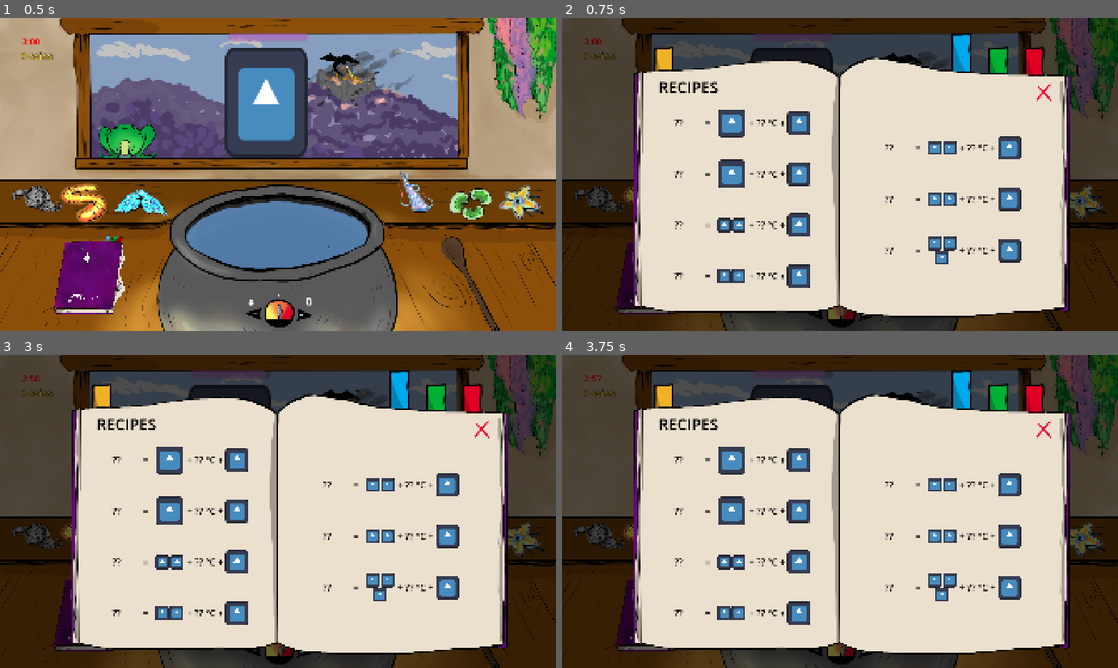
Above: before the commit, frames 1-4 (two rows, left to right).
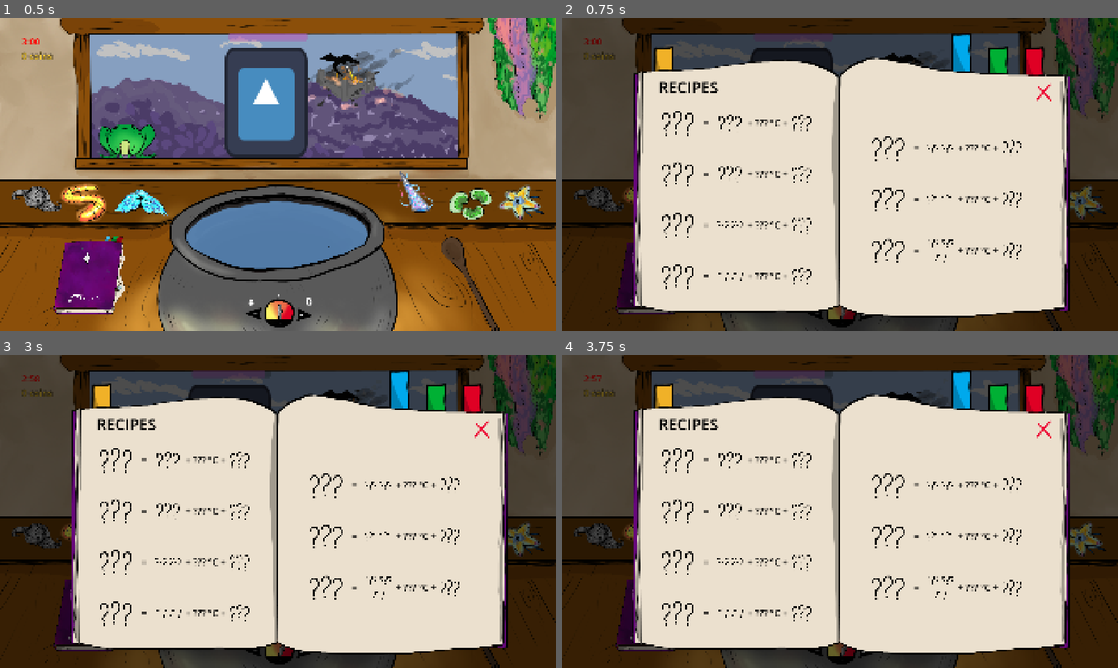
Above: after the commit, the same moments.

Repository: Eko199/Sugaming-Game-Jam-2026
Game: Godot game, scene res://main.tscn
Same seed, same stepped clock (60 frames per second), same inputs: the game is played once before the commit and once after it. The engine's default icon, where the game draws it, is replaced by a stand-in: a white triangle on a blue panel in a dark square.
Inputs (mouse positions are in pixels of both pictures, inside the frame that each line leads up to):
- Up to frame 1 (0.5 s): no input
- Up to frame 2 (0.75 s): tap Enter at 0.5 s; move the mouse to (962, 158) at 0.52 s; hold D (temp_up) from 0.53 s (still down); hold Space (open_book) from 0.53 s (still down); click (962, 158) at 0.67 s
- Up to frame 3 (3 s): release D (temp_up) at 1.25 s; release Space (open_book) at 1.25 s; click (472, 411) at 1.25 s; click (439, 411) at 2 s; click (400, 411) at 2.75 s
- Up to frame 4 (3.75 s): click (817, 649) at 3.5 s

Frame 1 is identical in both runs. In frame 2, 5.6% of the frame differs, in the area x 18-83%, y 29-87%; in frame 3, 5.6%; in frame 4, 5.6%.

Commit message:
Use question marks texture

Diff:
--- a/ui/almanac.gd
+++ b/ui/almanac.gd
@@ -59,6 +59,7 @@
 
 	unlocked_recipe.ingredients = true
 	var ingredients_container = recipe_row.get_node("Ingredients")
+
 	for i in range(unlocked_recipe.ingredients_count):
 		var ingredient_container = ingredients_container.get_child(i)
 		var ingredient = recipes_dict[potion][0][i]
@@ -76,6 +77,7 @@
 
 	var label: Label = recipe_row.get_node("Potion")
 	label.text = Utility.get_keyname(potion, Cons.RECIPE)
+	label.get_child(0).visible = false
 
 func process_potion_result(result: Dictionary) -> void:
 	if not result.success:
--- a/ui/recipe.tscn
+++ b/ui/recipe.tscn
@@ -1,7 +1,7 @@
 [gd_scene format=3 uid="uid://de1kknukqhl5m"]
 
 [ext_resource type="Script" uid="uid://blmdf5hqryry8" path="res://ui/recipe_equation.gd" id="1_0eddh"]
-[ext_resource type="Texture2D" uid="uid://2c6dp0q3oc20" path="res://icon.svg" id="1_h2ud4"]
+[ext_resource type="Texture2D" uid="uid://di1if4q4s2snp" path="res://textures/question.png" id="2_d3ljq"]
 
 [sub_resource type="LabelSettings" id="LabelSettings_7upsp"]
 font_size = 40
@@ -20,10 +20,24 @@
 custom_minimum_size = Vector2(200, 0)
 layout_mode = 2
 size_flags_horizontal = 3
-text = "??"
 label_settings = SubResource("LabelSettings_7upsp")
 horizontal_alignment = 1
 autowrap_mode = 2
+
+[node name="TextureRect" type="TextureRect" parent="Potion" unique_id=813344059]
+custom_minimum_size = Vector2(0, 150)
+layout_mode = 1
+anchors_preset = 13
+anchor_left = 0.5
+anchor_right = 0.5
+anchor_bottom = 1.0
+offset_left = -30.80472
+offset_right = 30.80472
+grow_horizontal = 2
+grow_vertical = 2
+texture = ExtResource("2_d3ljq")
+expand_mode = 3
+stretch_mode = 4
 
 [node name="Label" type="Label" parent="." unique_id=1142717900]
 custom_minimum_size = Vector2(40, 0)
@@ -40,27 +54,27 @@
 [node name="TextureRect" type="TextureRect" parent="Ingredients" unique_id=1833869229]
 custom_minimum_size = Vector2(60, 60)
 layout_mode = 2
-texture = ExtResource("1_h2ud4")
+texture = ExtResource("2_d3ljq")
 expand_mode = 1
 stretch_mode = 5
 
 [node name="TextureRect2" type="TextureRect" parent="Ingredients" unique_id=934899504]
 custom_minimum_size = Vector2(60, 60)
 layout_mode = 2
-texture = ExtResource("1_h2ud4")
+texture = ExtResource("2_d3ljq")
 expand_mode = 1
 stretch_mode = 5
 
 [node name="TextureRect3" type="TextureRect" parent="Ingredients" unique_id=780383086]
 custom_minimum_size = Vector2(60, 60)
 layout_mode = 2
-texture = ExtResource("1_h2ud4")
+texture = ExtResource("2_d3ljq")
 expand_mode = 1
 stretch_mode = 5
 
 [node name="Temperature" type="Label" parent="." unique_id=989610774]
 layout_mode = 2
-text = "+ ?? °C +"
+text = "+ ??? °C +"
 label_settings = SubResource("LabelSettings_7upsp")
 
 [node name="Stir" type="TextureRect" parent="." unique_id=2102165612]
@@ -68,5 +82,5 @@
 custom_maximum_size = Vector2(100, 100)
 layout_mode = 2
 size_flags_vertical = 4
-texture = ExtResource("1_h2ud4")
+texture = ExtResource("2_d3ljq")
 expand_mode = 2
Binary file added: textures/question.png
Not shown, added: textures/question.png.import
